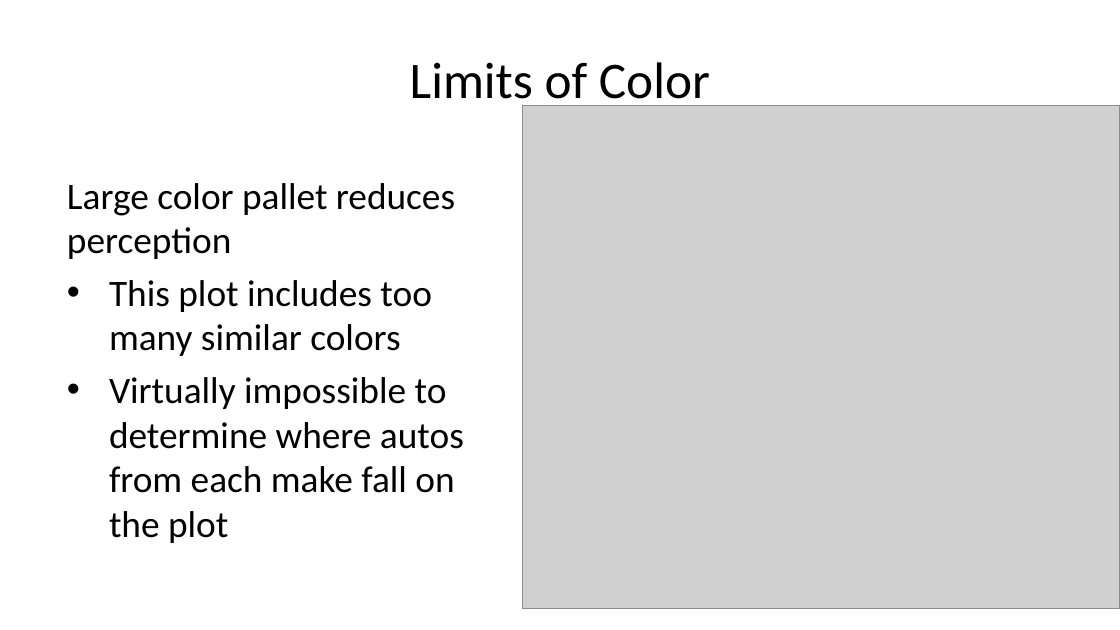
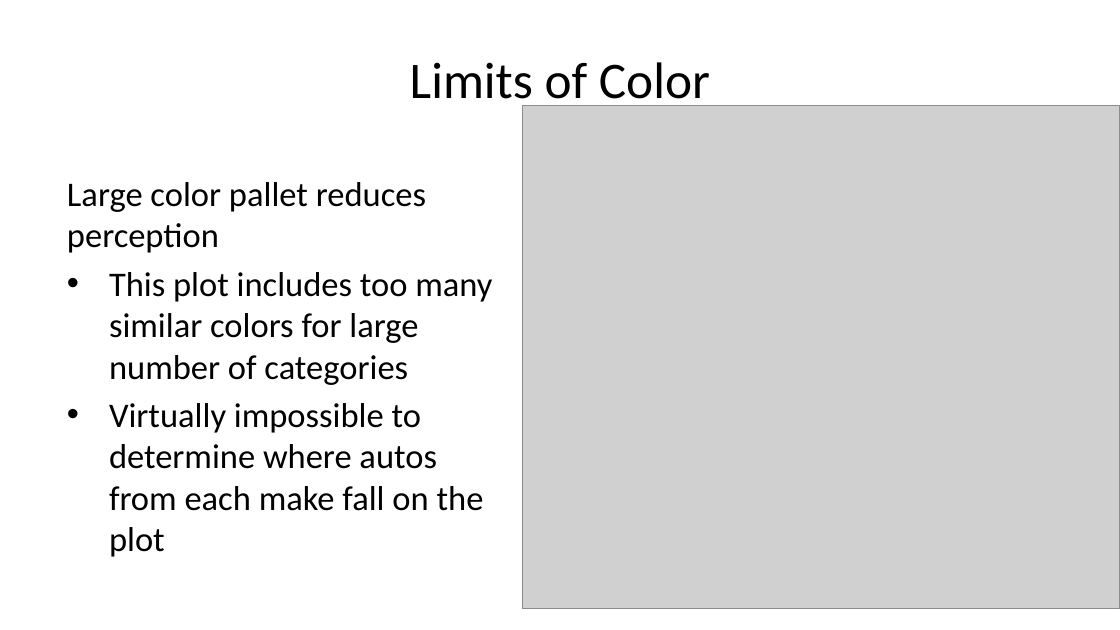
Before and after one commit to StephenElston/CSCI-E-83, a slide deck: slide 32 of LectureSlides/01_PreceptionForScientificVisualization.pptx. Drawn at 1120x630 pixels with LibreOffice and Linux fonts; fonts in the diff are those of the drawing; grey boxes stand for pictures. Boxes give left, top, right and bottom in pixels: in the first picture for what was removed or moved away, otherwise in the second. Text is boxed around its words. In the diff, an @@ line names an element or a change of style, - is before the commit and + after.

```diff
--- a/LectureSlides/01_PreceptionForScientificVisualization.pptx
+++ b/LectureSlides/01_PreceptionForScientificVisualization.pptx
@@ text at box(67, 182, 484, 557): size 24 to 22.2 pt in "Large color pallet reduces perception", "Virtually impossible to determine where autos from ..." @@
@@ text at box(109, 272, 492, 385): text changed; size 24 to 22.2 pt @@
-• This plot includes too many similar colors
+• This plot includes too many similar colors for large number of categories
```
Also in this commit, not shown: 8 other slides changed, 1 slide added.
